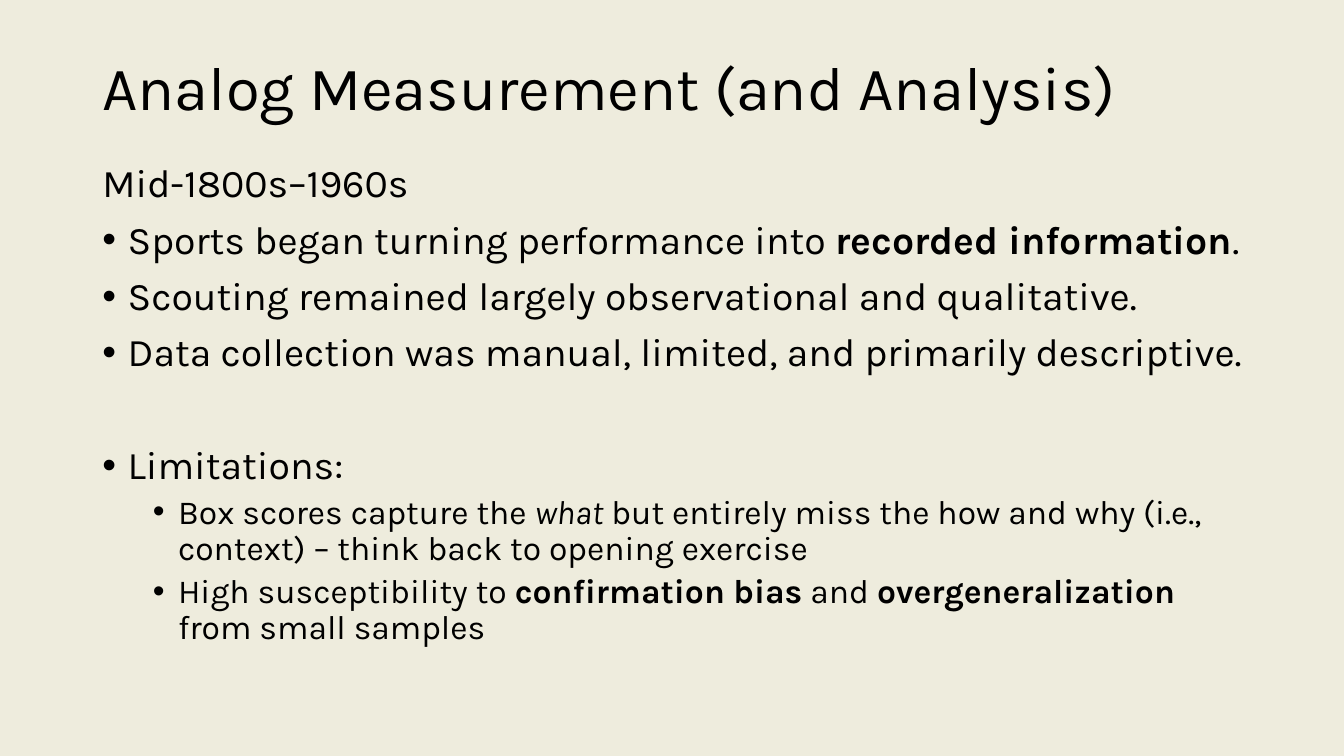
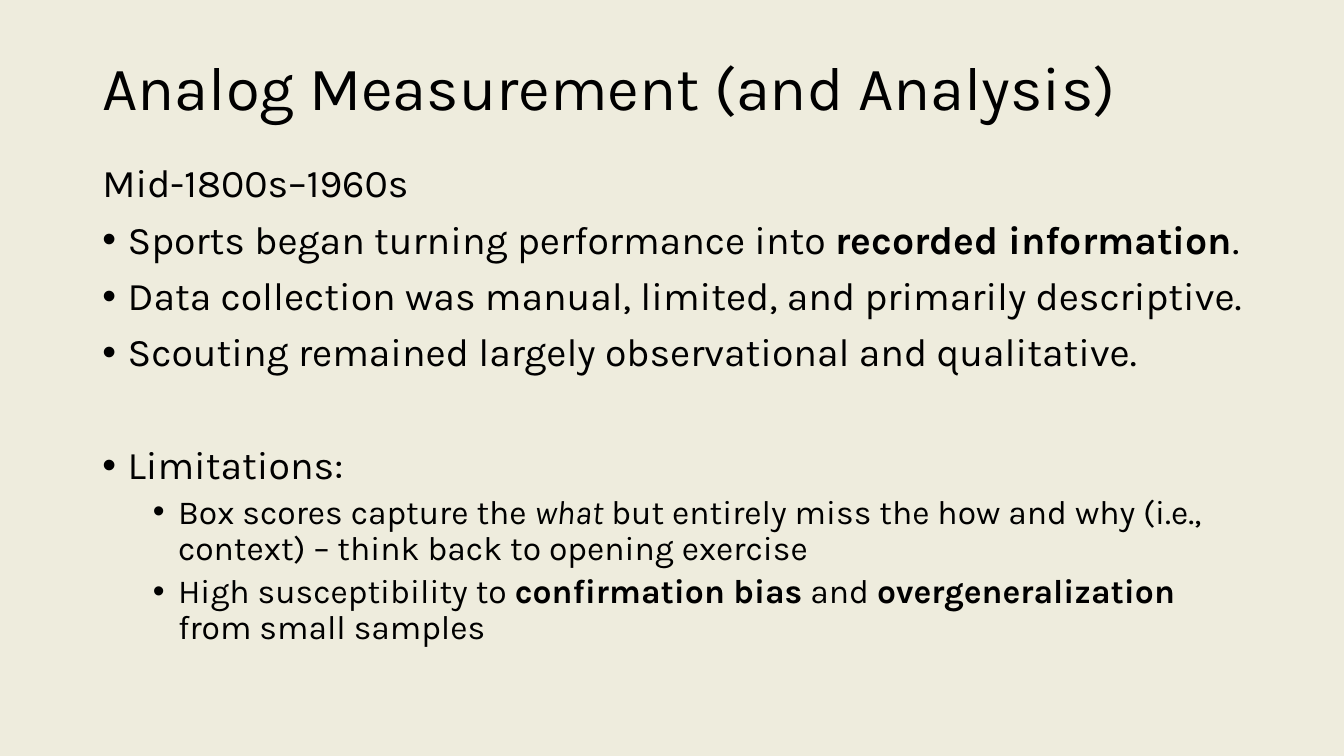
Before and after one commit to onishisaryu/HES-3000-Sports-Data-Analytics, a slide deck: slide 5 of pptx/Lecture1.pptx (slide 6 before the commit). Drawn at 1344x756 pixels with LibreOffice and Linux fonts; fonts in the diff are those of the drawing. Boxes give left, top, right and bottom in pixels: in the first picture for what was removed or moved away, otherwise in the second. Text is boxed around its words. In the diff, an @@ line names an element or a change of style, - is before the commit and + after.

```diff
--- a/pptx/Lecture1.pptx
+++ b/pptx/Lecture1.pptx
@@ text at <box>128,283,1242,320</box>: paragraph added @@
+• Data collection was manual, limited, and primarily descriptive.
@@ text at <box>128,339,1242,376</box>: paragraph removed @@
-• Data collection was manual, limited, and primarily descriptive.
```
Also in this commit, not shown: 10 other slides changed, 2 other files.
